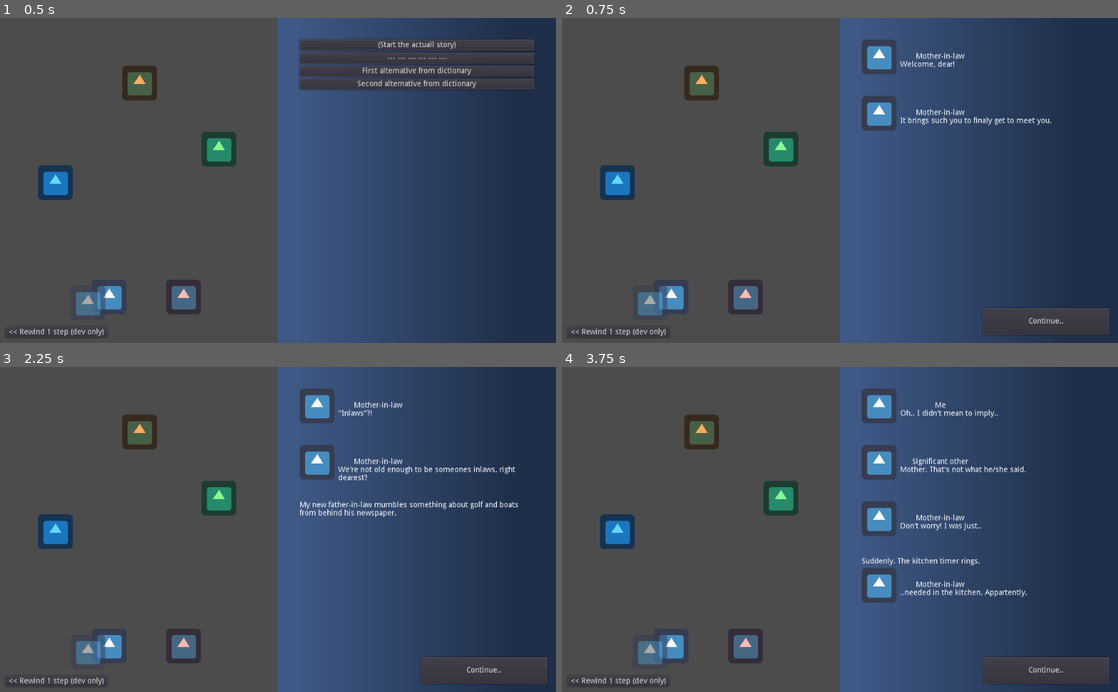
Above: before the commit, frames 1-4 (two rows, left to right).
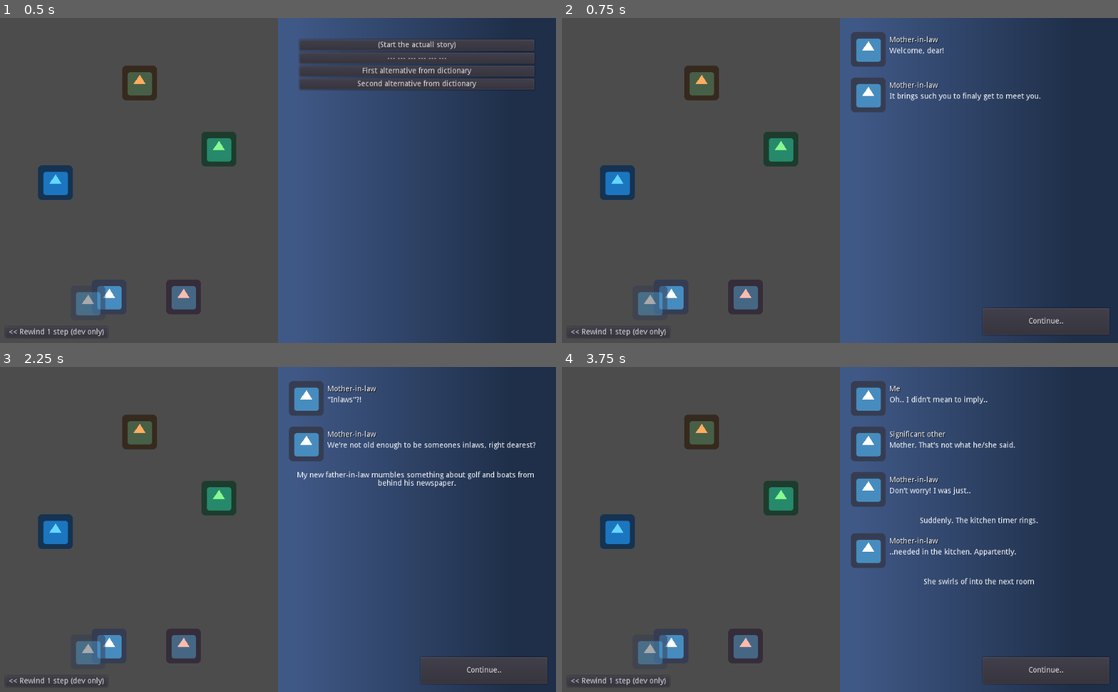
Above: after the commit, the same moments.

Repository: jordgubben/gw24-fam-andersson
Game: Godot game, scene res://FamilyDinner.tscn
Same seed, same stepped clock (60 frames per second), same inputs: the game is played once before the commit and once after it. The engine's default icon, where the game draws it, is replaced by a stand-in: a white triangle on a blue panel in a dark square.
Inputs:
- Up to frame 1 (0.5 s): no input
- Up to frame 2 (0.75 s): click "(Start the actuall story)" at 0.5 s
- Up to frame 3 (2.25 s): click "Continue.." at 1.25 s; click "It's great to finally meet my…" at 2 s
- Up to frame 4 (3.75 s): click "Continue.." at 2.75 s; click "(Apologize)" at 3.5 s

Frame 1 is identical in both runs. In frame 2, 2.9% of the frame differs, in the area x 52-88%, y 4-35%; in frame 3, 3.9%; in frame 4, 6.5%, in the area x 52-86%, y 4-73%.

Commit message:
Adjust UI layout in various ways

Diff:
--- a/ui/DialougeBox.tscn
+++ b/ui/DialougeBox.tscn
@@ -4,39 +4,38 @@
 
 [node name="DialougeBox" type="Control"]
 margin_right = 432.0
-margin_bottom = 100.0
-rect_min_size = Vector2( 0, 100 )
+margin_bottom = 80.0
+rect_min_size = Vector2( 0, 80 )
 __meta__ = {
 "_edit_use_anchors_": false
 }
 
 [node name="speaker_portrait" type="TextureRect" parent="."]
 anchor_bottom = 1.0
-margin_right = 40.0
-margin_bottom = -60.0
+margin_top = 6.0
+margin_right = 64.0
+margin_bottom = -10.0
 texture = ExtResource( 1 )
 __meta__ = {
 "_edit_use_anchors_": false
 }
 
 [node name="speaker_name" type="Label" parent="."]
-margin_left = 72.0
-margin_top = 24.0
-margin_right = 218.0
-margin_bottom = 38.0
+margin_left = 70.9879
+margin_top = 13.999
+margin_right = 216.988
+margin_bottom = 27.999
+custom_colors/font_color_shadow = Color( 0, 0, 0, 1 )
 text = "Mr. Lorem"
-align = 1
 __meta__ = {
 "_edit_use_anchors_": false
 }
 
 [node name="dialouge_label" type="RichTextLabel" parent="."]
-anchor_left = 1.0
 anchor_right = 1.0
-anchor_bottom = 1.0
-margin_left = -361.0
-margin_top = 39.0
-margin_bottom = 0.999992
+margin_left = 71.0
+margin_top = 34.0
+margin_bottom = 71.0
 bbcode_enabled = true
 bbcode_text = "[color=blue]Lorem[/color] [i]ipsum[/i] dolor sit amet, consectetur adipiscing elit. Pellentesque massa tortor, suscipit a felis nec. "
 text = "Lorem ipsum dolor sit amet, consectetur adipiscing elit. Pellentesque massa tortor, suscipit a felis nec. "
--- a/ui/NarrationBox.tscn
+++ b/ui/NarrationBox.tscn
@@ -1,14 +1,21 @@
 [gd_scene format=2]
 
-[node name="NarrationBox" type="RichTextLabel"]
-margin_top = 104.0
-margin_right = 432.0
-margin_bottom = 149.0
+[node name="NarrationBox" type="MarginContainer"]
+margin_right = 418.0
+margin_bottom = 45.0
+custom_constants/margin_top = 5
+custom_constants/margin_bottom = 5
+__meta__ = {
+"_edit_use_anchors_": false
+}
+
+[node name="narration_label" type="RichTextLabel" parent="."]
+margin_top = 5.0
+margin_right = 418.0
+margin_bottom = 40.0
 bbcode_enabled = true
-bbcode_text = "[center] Lorem] [color=green]ipsum[/color] dolor sit amet, consectetur adipiscing elit. Pellentesque massa tortor, suscipit a felis nec.
-[/center]"
-text = " Lorem] ipsum dolor sit amet, consectetur adipiscing elit. Pellentesque massa tortor, suscipit a felis nec.
-"
+bbcode_text = "[center] Lorem] [color=green]ipsum[/color] dolor sit amet, consectetur adipiscing elit. Pellentesque massa tortor, suscipit a felis nec. [/center]"
+text = " Lorem] ipsum dolor sit amet, consectetur adipiscing elit. Pellentesque massa tortor, suscipit a felis nec. "
 fit_content_height = true
 scroll_active = false
 __meta__ = {
--- a/ui/NarrativePanel.gd
+++ b/ui/NarrativePanel.gd
@@ -22,7 +22,8 @@
 
 func queue_narration(narration: String):
 	var n = NarrationBox.instance()
-	n.bbcode_text = narration
+	var label = "[center]" + narration +"[/center]"
+	n.get_node("narration_label").bbcode_text = label
 	self.queue_element(n)
 
 func queue_element(new_el: Control):
--- a/ui/NarrativePanel.tscn
+++ b/ui/NarrativePanel.tscn
@@ -26,24 +26,28 @@
 [node name="margin" type="MarginContainer" parent="."]
 anchor_right = 1.0
 anchor_bottom = 1.0
-margin_bottom = -66.0
-custom_constants/margin_right = 40
-custom_constants/margin_top = 40
-custom_constants/margin_left = 40
-custom_constants/margin_bottom = 40
+margin_bottom = -91.0
+custom_constants/margin_right = 20
+custom_constants/margin_top = 20
+custom_constants/margin_left = 20
+custom_constants/margin_bottom = 20
 __meta__ = {
 "_edit_use_anchors_": false
 }
 
 [node name="vbox" type="VBoxContainer" parent="margin"]
-margin_left = 40.0
-margin_top = 40.0
-margin_right = 472.0
-margin_bottom = 494.0
+margin_left = 20.0
+margin_top = 20.0
+margin_right = 492.0
+margin_bottom = 489.0
 
 [node name="dialouge_example" parent="margin/vbox" instance=ExtResource( 1 )]
+margin_right = 472.0
 
 [node name="narration_example" parent="margin/vbox" instance=ExtResource( 3 )]
+margin_top = 84.0
+margin_right = 472.0
+margin_bottom = 124.0
 
 [node name="continue_button" type="Button" parent="."]
 anchor_left = 1.0
